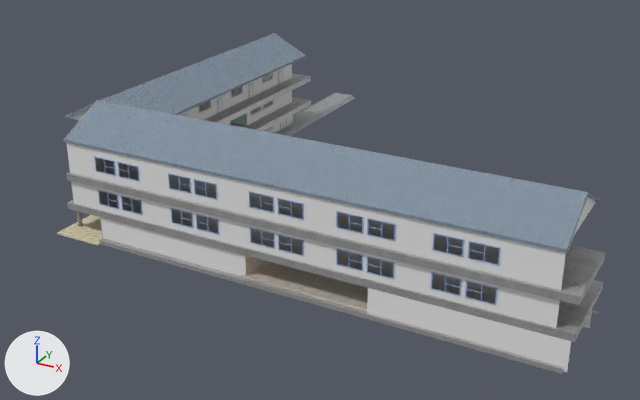
The Blender file Assets/edificio1.blend: old version first, new version second.
Rendered twice from a 50 mm camera at (42.6, -69.1, 46.9) aimed at (-8.8, 24.4, 0.2). Arrows for +X, +Y and +Z are at lower left; the lights stay in place.

In view in the first picture: 'Edificio2', 'Plane.000', 'Plane.002', 'cafeteriaPiso', 'edificio', 'edificio2Techo', 'edificioTecho', 'sueloBaldosa', 'sueloBaldosa.004', 'ventanaMarco7', 'viga', 'viga.001', 'viga.002', 'viga2'.
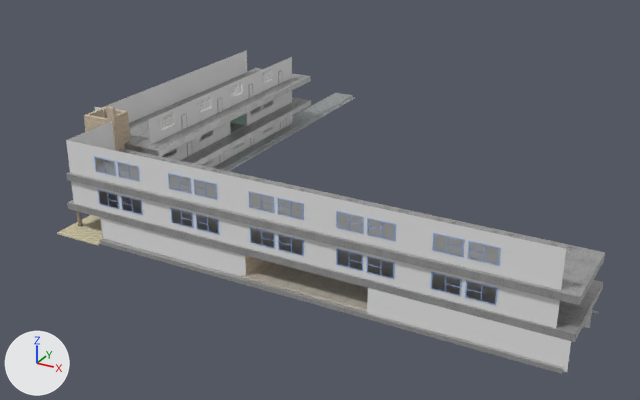
Boxes (x1, y1, x2, y2) around the edits, measured in the pictures (640 x 400 px):
```json
{"object": "edificioTecho", "change": "deleted", "before": [63, 100, 600, 253], "on screen": "blue"}
{"object": "edificio2Techo", "change": "deleted", "before": [65, 33, 307, 120], "on screen": "blue"}
{"object": "Plane.002", "change": "deleted", "before": [574, 197, 596, 235]}
{"object": "Plane.000", "change": "deleted", "before": [68, 108, 90, 120]}
{"object": "viga.002", "change": "unchanged, uncovered by the edit", "before": [199, 73, 311, 124], "after": [124, 68, 311, 156]}
{"object": "edificio2MuroAtras", "change": "unchanged, uncovered by the edit", "after": [101, 50, 247, 123]}
```

Scene script edits in JSON lines:
```json
{"op": "remove", "block": "ob_edificio2techo", "code": ["ob_edificio2techo = bpy.data.objects.new('edificio2Techo', me_cube_109)", "ob_edificio2techo.parent = ob_edificio2", "ob_edificio2techo.matrix_parent_inverse = Matrix(((0.0, 0.0, -0.182, 1.182), (0.0, 0.0364, 0.0, -1.445), (1.0, 0.0, 0.0, 26.32), (0.0, 0.0, 0.0, 1.0)))", "ob_edificio2techo.location = (-28.97, 26.56, 12.47)", "ob_edificio2techo.rotation_euler = (0.0, 0.785, 3.142)  # degrees (0, 45, 180)", "ob_edificio2techo.scale = (0.776, 19.7, 0.776)"]}
{"op": "remove", "block": "ob_plane_010", "code": "ob_plane_010.parent = ob_edificio2techo"}
{"op": "remove", "block": "ob_plane_009", "code": "ob_plane_009.parent = ob_edificio2techo"}
{"op": "remove", "block": "ob_plane_008", "code": "ob_plane_008.parent = ob_edificio2techo"}
{"op": "remove", "block": "ob_plane_007", "code": "ob_plane_007.parent = ob_edificio2techo"}
{"op": "remove", "block": "ob_plane_000", "code": ["ob_plane_000 = bpy.data.objects.new('Plane.000', me_plane_034)", "ob_plane_000.parent = ob_edificio2techo", "ob_plane_000.matrix_parent_inverse = Matrix(((0.0, 0.84, -0.84, 4.821), (-0.0352, 0.0, 0.0, -0.0122), (0.0, 0.84, 0.84, -15.97), (0.0, 0.0, 0.0, 1.0)))", "ob_plane_000.location = (-32.74, 6.619, 13.83)", "ob_plane_000.rotation_euler = (-3.142, 1.571, 0.0)  # degrees (-180, 90, 0)", "ob_plane_000.scale = (0.841, 0.841, 0.98)"]}
{"op": "remove", "block": "ob_edificiotecho", "code": ["ob_edificiotecho = bpy.data.objects.new('edificioTecho', me_cube_024)", "ob_edificiotecho.parent = ob_edificio", "ob_edificiotecho.matrix_parent_inverse = Matrix(((0.0, 6.441, 0.0, -4.398), (-0.8, 0.0, 0.0, 8.795), (0.0, 0.0, 0.8, -1.762), (0.0, 0.0, 0.0, 1.0)))", "ob_edificiotecho.location = (-0.346, 6.546, 12.33)", "ob_edificiotecho.rotation_euler = (0.0, 0.785, 1.571)  # degrees (0, 45, 90)", "ob_edificiotecho.scale = (0.841, 28.4, 0.841)"]}
{"op": "remove", "block": "ob_plane_001", "code": "ob_plane_001.parent = ob_edificiotecho"}
{"op": "remove", "block": "ob_plane_002", "code": ["ob_plane_002 = bpy.data.objects.new('Plane.002', me_plane_031)", "ob_plane_002.parent = ob_edificiotecho", "ob_plane_002.matrix_parent_inverse = Matrix(((0.0, 0.84, -0.84, 4.821), (-0.0352, 0.0, 0.0, -0.0122), (0.0, 0.84, 0.84, -15.97), (0.0, 0.0, 0.0, 1.0)))", "ob_plane_002.location = (32.05, 6.619, 13.83)", "ob_plane_002.rotation_euler = (-6.283, 1.571, 0.0)  # degrees (-360, 90, 0)", "ob_plane_002.scale = (0.841, 0.841, 0.98)"]}
{"op": "remove", "block": "ob_plane_003", "code": "ob_plane_003.parent = ob_edificiotecho"}
{"op": "remove", "block": "ob_plane_004", "code": "ob_plane_004.parent = ob_edificiotecho"}
{"op": "remove", "block": "ob_plane_006", "code": "ob_plane_006.parent = ob_edificiotecho"}
```
